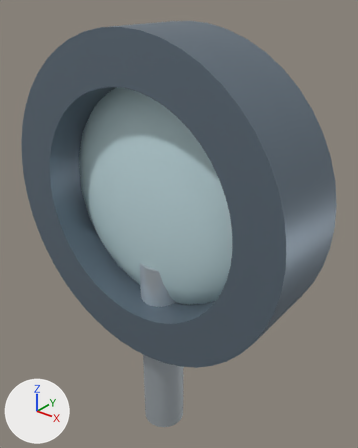
What one commit did to the glTF model scenes/optical_bench/meshes/L1.glb.
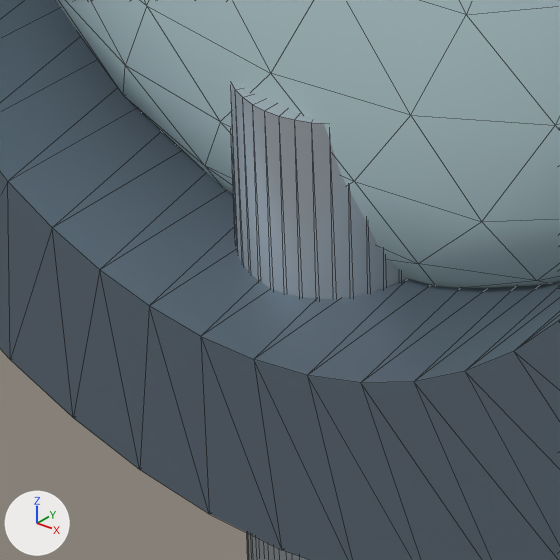
Old and new are each drawn whole from a 50 mm camera at (0.0888, -0.1024, 0.078) aimed at (-0.001, 0.0099, 0.0083) and again close up on the part from 26% to 58% of the width and 55% to 80% of the height. Every picture has the same lights, and +X, +Y and +Z are marked at lower left. The first two pictures are the older version. The close-ups show mesh edges as thin lines. Where no turn or scale is listed for an object, it has been applied to the vertices. Vertices at exactly the same position are counted once.

Before the edit, the objects in view are built like this:
```python
me_l1_0000 = bpy.data.meshes.new('L1_0000')
me_l1_0000.from_pydata(...)  # 192 vertices, 384 faces; spans x -0.048..0.048, y -0.0135..0.0135, z -0.0272..0.0688
me_l1_0000.materials.append(mat_optic_retainer_material)  # greyish blue #748492
me_l1_0001 = bpy.data.meshes.new('L1_0001')
me_l1_0001.from_pydata(...)  # an icosphere of 320 faces spanning x -0.035..0.035, y -0.0075..0.0075, z -0.0142..0.0558
me_l1_0001.materials.append(mat_convex_lens_material)  # pale blue #c7e1e6
me_l1_0002 = bpy.data.meshes.new('L1_0002')
me_l1_0002.from_pydata(...)  # a 40-sided cylinder along z spanning x -0.007..0.007, y -0.007..0.007, z -0.065..0.0
me_l1_0002.materials.append(mat_mounting_post_material)  # light grey #c8d1d7
ob_l1_0000_optic_retainer = bpy.data.objects.new('L1/0000_optic_retainer', me_l1_0000)
ob_l1_0000_optic_retainer.location = (0.0, 0.0, 0.0)
ob_l1_0001_convex_lens = bpy.data.objects.new('L1/0001_convex_lens', me_l1_0001)
ob_l1_0001_convex_lens.location = (0.0, 0.0, 0.0)
ob_l1_0002_mounting_post = bpy.data.objects.new('L1/0002_mounting_post', me_l1_0002)
ob_l1_0002_mounting_post.location = (0.0, 0.0, 0.0)
```
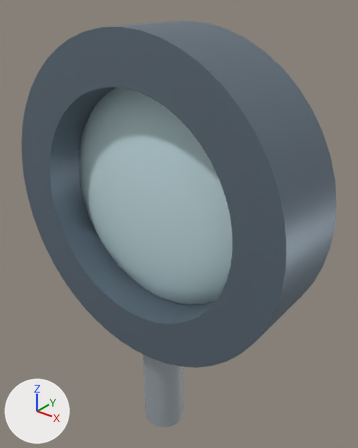
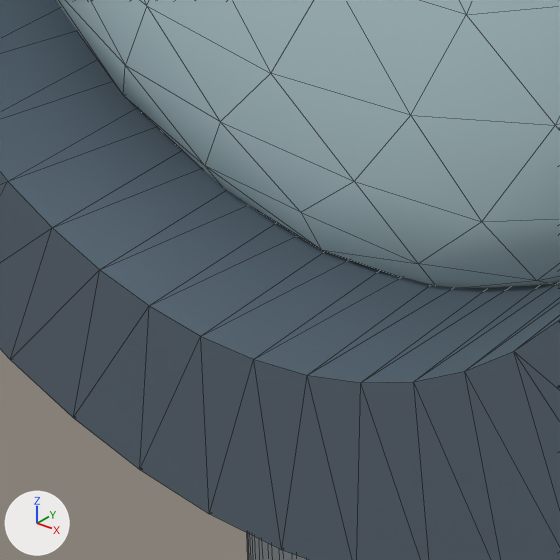
Changed parts and their boxes [x1, y1, x2, y2] in the close-ups (560 x 560 px):
'L1/0002_mounting_post', moved, rescaled
    before: [231, 84, 407, 560]
    after: [247, 533, 308, 560]

What changed in the scene script:
```text
Change me_l1_0002:
    used by ob_l1_0002_mounting_post; location = (0.0, 0.0, 0.0)
    remove me_l1_0002.from_pydata(...)  # 82 vertices, 160 faces; spans x -0.007..0.007, y -0.007..0.007, z -0.065..0.0
    add me_l1_0002.from_pydata(...)  # 82 vertices, 160 faces; spans x -0.007..0.007, y -0.007..0.007, z -0.065..-0.02
    me_l1_0002 part 1: the whole mesh is scaled about its middle by (1, 1, 0.692), then moved by (0.0, 0.0, -0.01)
```
